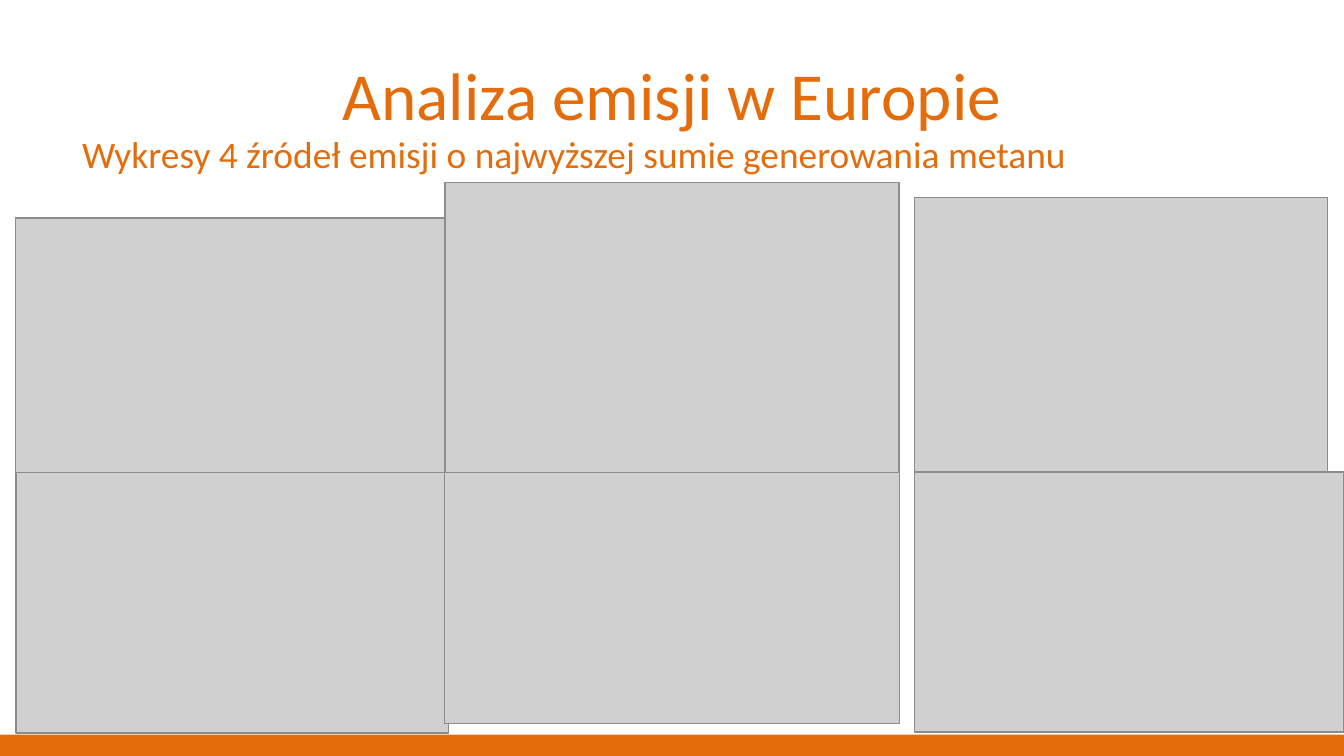
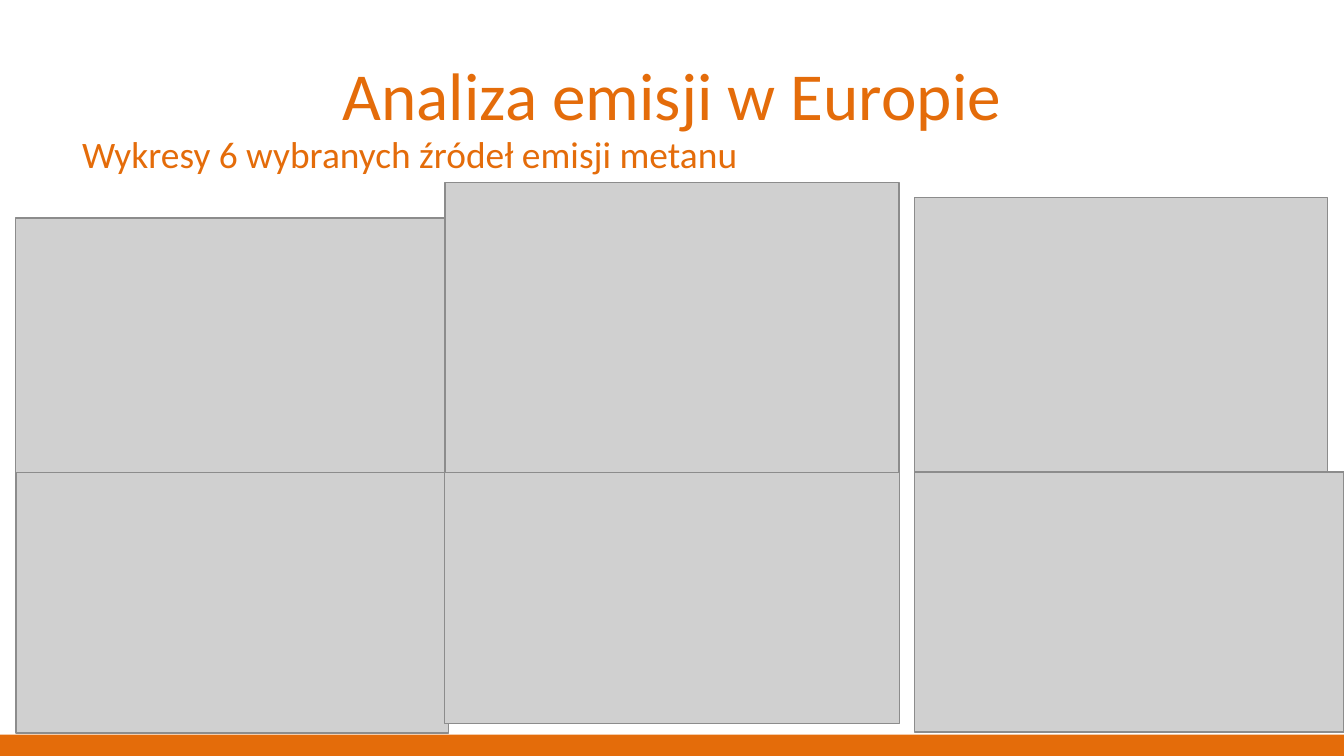
Before and after one commit to Sharkuu/R-project, a slide deck: slide 7 of Prezentacja.pptx. Drawn at 1344x756 pixels with LibreOffice and Linux fonts; fonts in the diff are those of the drawing; grey boxes stand for pictures; background and template pictures are left out. Boxes give left, top, right and bottom in pixels: in the first picture for what was removed or moved away, otherwise in the second. Text is boxed around its words. In the diff, an @@ line names an element or a change of style, - is before the commit and + after.

```diff
--- a/Prezentacja.pptx
+++ b/Prezentacja.pptx
@@ text at (82,142,738,175): text changed @@
-Wykresy 4 źródeł emisji o najwyższej sumie generowania metanu
+Wykresy 6 wybranych źródeł emisji metanu
```
Also in this commit, not shown: 3 other slides changed.
